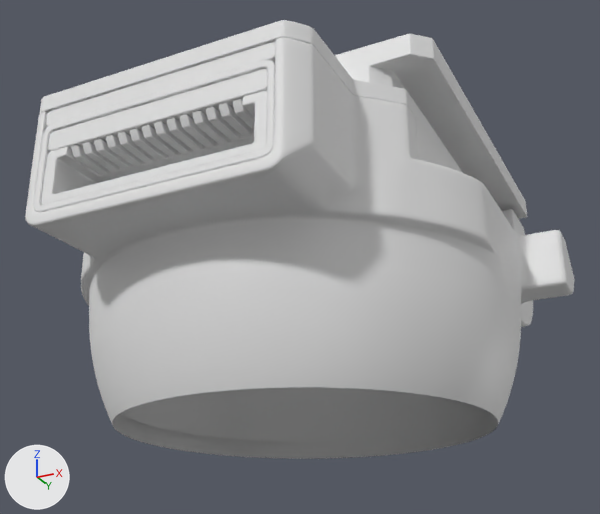
Two versions of the OBJ model PadForge.App/3DModels/DualSenseEdge/Edge/StickHousingL.obj, one commit apart.
Before and after are seen from a camera (50 mm lens) standing at (-2.4, -47.0, -30.7) and looking at (-26.0, 0.1, -9.5). The axes (+X, +Y, +Z) are drawn at lower left. The lights are the same throughout. The older version comes first. Where no turn or scale is listed for an object, it has been applied to the vertices. Vertices at exactly the same position are counted once.

The first picture shows 'StickHousingL'.
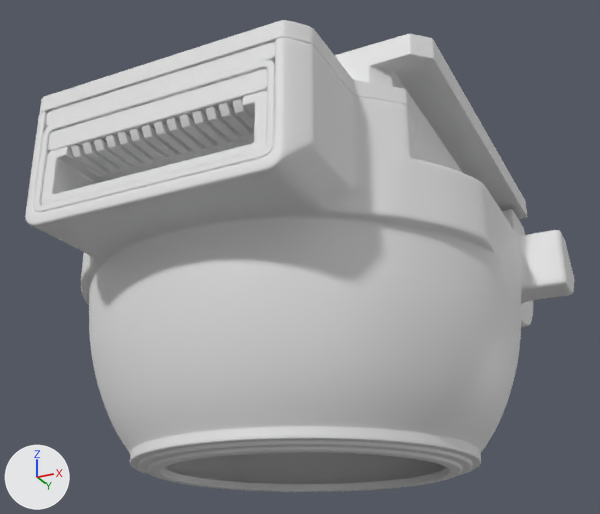
Boxes [x1, y1, x2, y2] around the edits, measured in the pictures (600 x 514 px):
```json
{"object": "StickHousingL", "change": "reshaped", "before": [25, 20, 574, 459], "after": [25, 20, 574, 492], "on screen": "7% taller"}
{"part": 1, "of": "me_stickhousingl", "change": "added", "after": [112, 387, 498, 492]}
```

Scene script edits in JSON lines:
```json
{"block": "me_stickhousingl", "where": "# used by ob_stickhousingl; location = (0.0, 0.0, 0.0)"}
{"op": "remove", "block": "me_stickhousingl", "code": "me_stickhousingl.from_pydata(...)  # 22535 vertices, 22165 faces; spans x -41.9..-9.3, y -17.8..21.8, z -21.3..-2.2"}
{"op": "add", "block": "me_stickhousingl", "code": "me_stickhousingl.from_pydata(...)  # 28295 vertices, 28053 faces; spans x -41.9..-9.3, y -17.8..21.8, z -24.1..-2.2"}
{"block": "me_stickhousingl", "change": "me_stickhousingl part 1: 5760 vertices added at x -37.2..-14.0, y -11.7..11.6, z -24.1..-20.6"}
```
